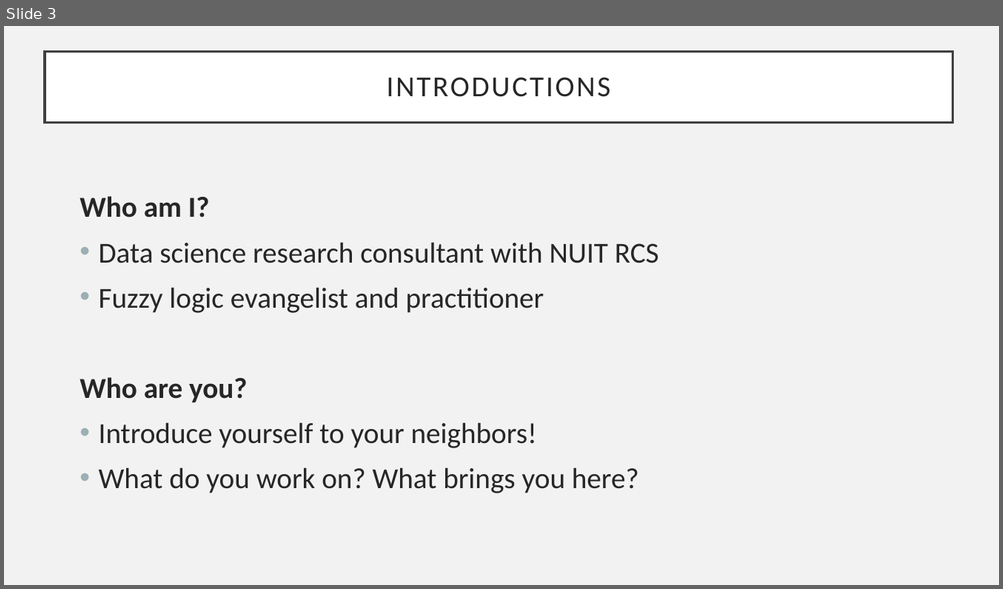
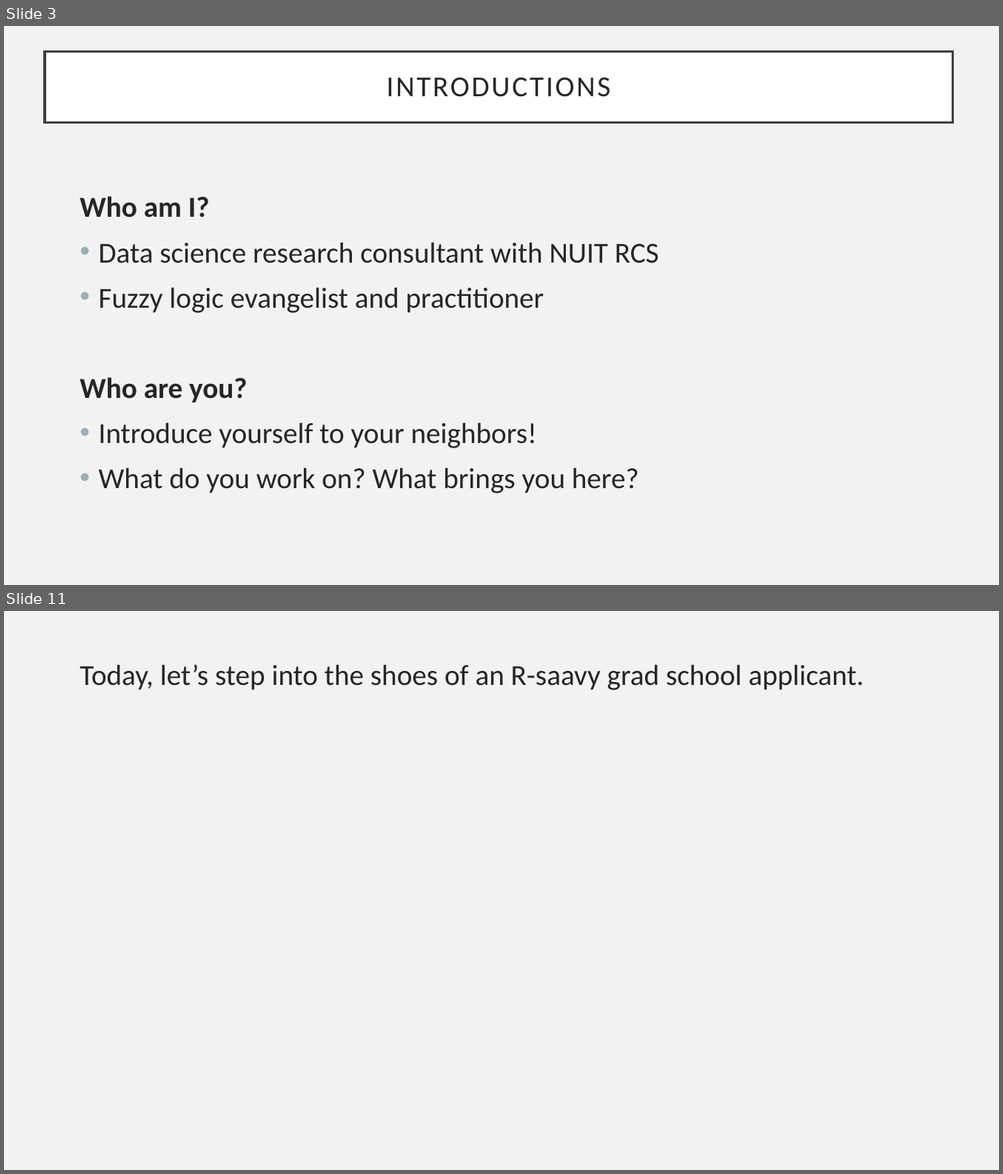
Before and after one commit to allemanau/NUIT_text_matching_workshop, a slide deck: slides/text_matching_workshop_slides.pptx. Shown one above the other, each under a label of ours: slide 3 before the commit, slides 3 and 11 after it; the slides between them are not shown. The pictures are 1003x589 and 1003x1174 pixels, drawn with LibreOffice and Linux fonts; fonts in the diff are those of the drawing. Boxes give left, top, right and bottom in pixels: in the first picture for what was removed or moved away, otherwise in the second. Text is boxed around its words. In the diff, an @@ line names an element or a change of style, - is before the commit and + after.

```diff
--- a/slides/text_matching_workshop_slides.pptx
+++ b/slides/text_matching_workshop_slides.pptx
@@ slide 11 added at (x1=4, y1=611, x2=999, y2=1170), background #F2F2F2 @@
@@ text added at (x1=79, y1=664, x2=864, y2=690), 28 pt, text #262626 @@
+Today, let’s step into the shoes of an R-saavy grad school applicant.
```
Also in this commit, not shown: 2 slides changed, 35 other slides added, 1 slide removed, 8 other files.
